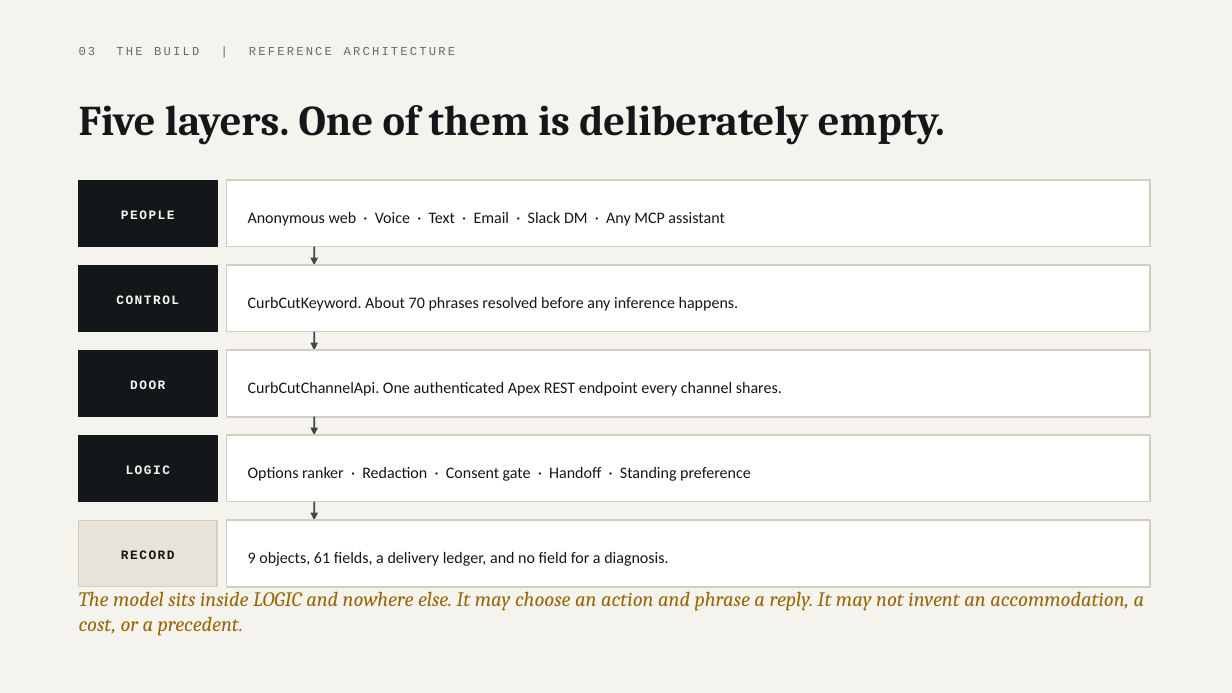
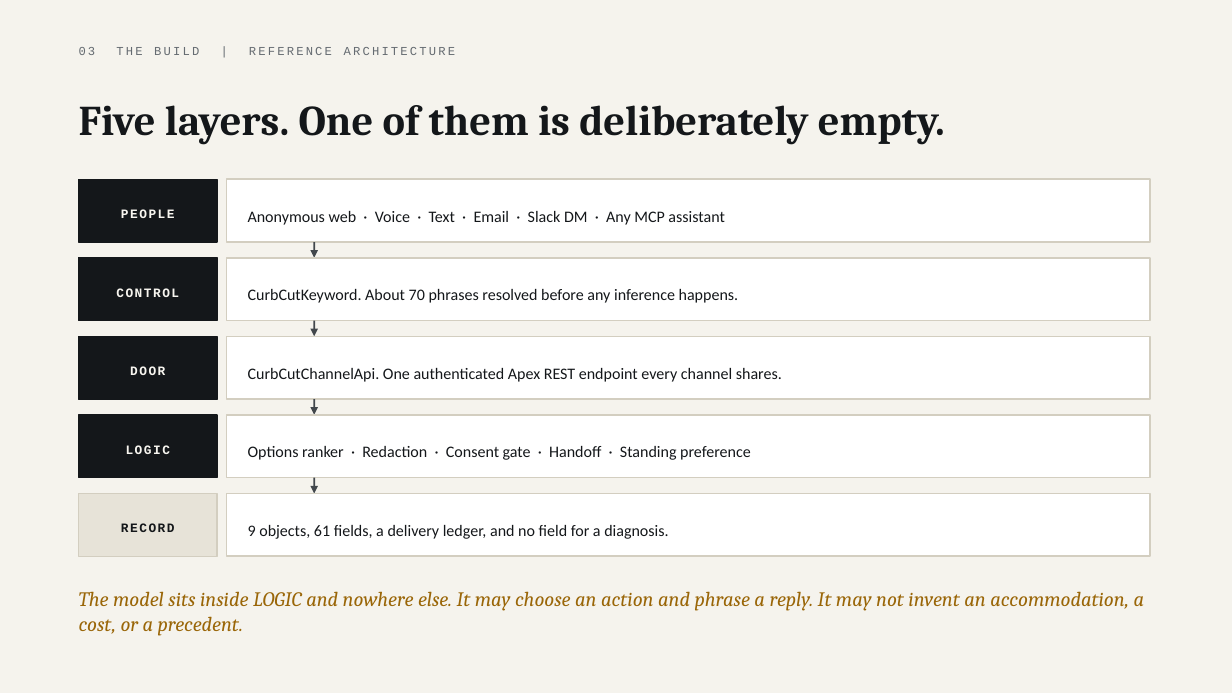
Before and after one commit to parthsevak2/curb-cut, a slide deck: slide 14 of submission/Curb-Cut.pptx. Drawn at 1232x693 pixels with LibreOffice and Linux fonts; fonts in the diff are those of the drawing. Boxes give left, top, right and bottom in pixels: in the first picture for what was removed or moved away, otherwise in the second. Text is boxed around its words. In the diff, an @@ line names an element or a change of style, - is before the commit and + after.

```diff
--- a/submission/Curb-Cut.pptx
+++ b/submission/Curb-Cut.pptx
@@ rectangle: place and size @@
-rectangle at bbox=[79, 180, 217, 247]
+rectangle at bbox=[79, 179, 217, 242]
@@ rectangle: place and size @@
-rectangle at bbox=[226, 180, 1151, 247]
+rectangle at bbox=[226, 179, 1151, 242]
@@ rectangle: place and size @@
-rectangle at bbox=[79, 265, 217, 332]
+rectangle at bbox=[79, 258, 217, 321]
@@ rectangle: place and size @@
-rectangle at bbox=[226, 265, 1151, 332]
+rectangle at bbox=[226, 258, 1151, 321]
@@ arrow moved from (314, 247) - (314, 265) to (314, 242) - (314, 258) @@
@@ 2 texts, 1 arrow: place and size @@
-2 texts, 1 arrow at bbox=[116, 295, 739, 350]
+2 texts, 1 arrow at bbox=[116, 288, 739, 336]
@@ text "DOOR": place and size @@
-text "DOOR" at bbox=[130, 380, 165, 389]
+text "DOOR" at bbox=[130, 366, 165, 375]
@@ rectangle: place and size @@
-rectangle at bbox=[79, 350, 217, 417]
+rectangle at bbox=[79, 336, 217, 399]
@@ rectangle: place and size @@
-rectangle at bbox=[226, 350, 1151, 417]
+rectangle at bbox=[226, 336, 1151, 399]
@@ text "CurbCutChannelApi. One authenticated Apex REST ...": place and size @@
-text "CurbCutChannelApi. One authenticated Apex REST ..." at bbox=[248, 382, 782, 396]
+text "CurbCutChannelApi. One authenticated Apex REST ..." at bbox=[248, 368, 782, 382]
@@ rectangle: place and size @@
-rectangle at bbox=[79, 435, 217, 502]
+rectangle at bbox=[79, 415, 217, 478]
@@ rectangle: place and size @@
-rectangle at bbox=[226, 435, 1151, 502]
+rectangle at bbox=[226, 415, 1151, 478]
@@ 2 texts, 1 arrow: place and size @@
-2 texts, 1 arrow at bbox=[126, 417, 751, 481]
+2 texts, 1 arrow at bbox=[126, 399, 751, 460]
@@ 2 texts, 1 arrow: place and size @@
-2 texts, 1 arrow at bbox=[121, 502, 668, 566]
+2 texts, 1 arrow at bbox=[121, 478, 668, 539]
@@ rectangle: place and size @@
-rectangle at bbox=[79, 520, 217, 587]
+rectangle at bbox=[79, 494, 217, 556]
@@ rectangle: place and size @@
-rectangle at bbox=[226, 520, 1151, 587]
+rectangle at bbox=[226, 494, 1151, 556]
```
Also in this commit, not shown: 2 other slides changed, 2 other files.
